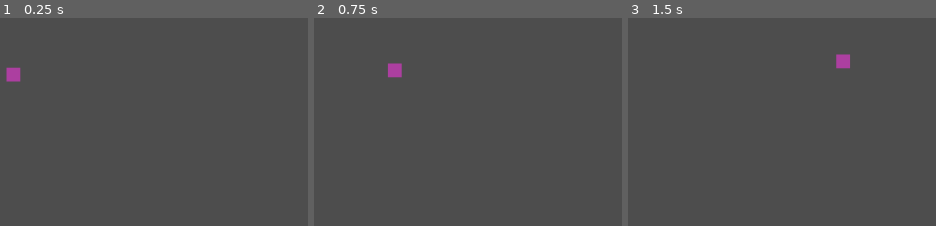
Above: before the commit, frames 1-3 (left to right).
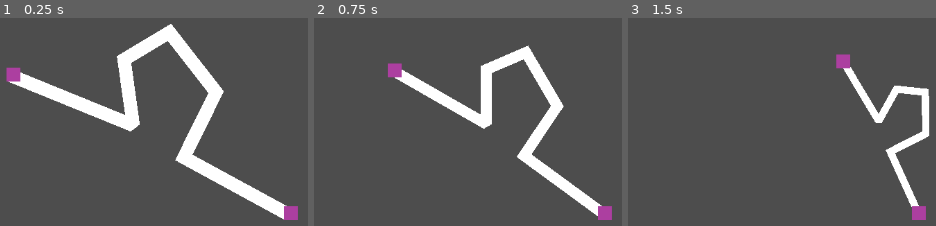
Above: after the commit, the same moments.

Repository: kreibaum/puzzle-shark
Game: Godot game, scene res://editor.tscn
Two runs of this game, one before a commit and one after it. Both use one fixed random seed, a clock stepped at 60 frames per second and the inputs below.
Inputs (mouse positions are in pixels of both pictures, inside the frame that each line leads up to):
- Up to frame 1 (0.25 s): no input
- Up to frame 2 (0.75 s): tap Enter at 0.5 s; drag from (326, 74) to (529, 61) at 0.52 s
- Up to frame 3 (1.5 s): tap Space at 1.25 s; drag from (outside the picture) to (843, 61) at 1.27 s

The runs differ from the first frame. In frame 1, 11% of the frame differs, in the area x 2-97%, y 2-98%; in frame 2, 7.6%; in frame 3, 3.6%.

Commit message:
Show an edge between two nodes. Ugly version.

Diff:
--- a/DragDropHandle.gd
+++ b/DragDropHandle.gd
@@ -16,7 +16,7 @@
 # Called when the mouse is pressed
 func _input_event(_viewport, event, _shape_index):
 	if event is InputEventMouseButton:
-		if event.button_index == 1:
+		if event.button_index == MOUSE_BUTTON_LEFT:
 			if event.pressed:
 				var mouse_at = get_global_mouse_position()
 				drag_offset = self.position - mouse_at
--- /dev/null
+++ b/Edge.gd
@@ -0,0 +1,34 @@
+extends Node2D
+
+var left_handle
+var right_handle
+
+@onready var edge_shape = $EdgeShape
+
+# Called when the node enters the scene tree for the first time.
+func _ready():
+	left_handle = $"../Handle A"
+	right_handle = $"../Handle B"
+	pass # Replace with function body.
+
+
+# Called every frame. 'delta' is the elapsed time since the previous frame.
+func _process(delta):
+	var left : Vector2 = edge_shape.get_point_position(0)
+	var right : Vector2 = edge_shape.get_point_position(edge_shape.get_point_count()-1)
+
+	var baseline = right - left
+	var shape_length = baseline.length()
+	var shape_angle = baseline.angle()
+
+	var target_baseline = right_handle.position - left_handle.position
+	var target_length = target_baseline.length()
+	var target_angle = target_baseline.angle()
+
+	# First, move left to 0.
+	# Transform2D(0, Vector2.ZERO, 0, -left)
+	var scale = Vector2(target_length / shape_length, target_length / shape_length)
+	var transform = Transform2D(target_angle - shape_angle, scale, 0, left_handle.position - left)
+	# var transform = Transform2D(target_angle - shape_angle, 0, 0, left_handle.position - left)
+
+	self.transform = transform
--- /dev/null
+++ b/drag_drop_handle.tscn
@@ -0,0 +1,16 @@
+[gd_scene load_steps=3 format=3 uid="uid://cn3kxsu5ihpvc"]
+
+[ext_resource type="Script" path="res://DragDropHandle.gd" id="1_j2he0"]
+
+[sub_resource type="RectangleShape2D" id="RectangleShape2D_vw7v3"]
+
+[node name="DragDropHandle" type="Area2D"]
+position = Vector2(400, 200)
+script = ExtResource("1_j2he0")
+
+[node name="Polygon2D" type="Polygon2D" parent="."]
+color = Color(0.678431, 0.25098, 0.627451, 1)
+polygon = PackedVector2Array(-10, -10, 10, -10, 10, 10, -10, 10)
+
+[node name="CollisionShape2D" type="CollisionShape2D" parent="."]
+shape = SubResource("RectangleShape2D_vw7v3")
--- a/editor.tscn
+++ b/editor.tscn
@@ -1,18 +1,17 @@
 [gd_scene load_steps=3 format=3 uid="uid://caibbyl7lcvdq"]
 
-[ext_resource type="Script" path="res://DragDropHandle.gd" id="1_q22l8"]
-
-[sub_resource type="RectangleShape2D" id="RectangleShape2D_vw7v3"]
+[ext_resource type="PackedScene" uid="uid://cn3kxsu5ihpvc" path="res://drag_drop_handle.tscn" id="1_8a1gt"]
+[ext_resource type="Script" path="res://Edge.gd" id="2_vlnjb"]
 
 [node name="Node2D" type="Node2D"]
 
-[node name="DragDropHandle" type="Area2D" parent="."]
-position = Vector2(400, 200)
-script = ExtResource("1_q22l8")
+[node name="Edge" type="Node2D" parent="."]
+script = ExtResource("2_vlnjb")
 
-[node name="Polygon2D" type="Polygon2D" parent="DragDropHandle"]
-color = Color(0.678431, 0.25098, 0.627451, 1)
-polygon = PackedVector2Array(-10, -10, 10, -10, 10, 10, -10, 10)
+[node name="EdgeShape" type="Line2D" parent="Edge"]
+points = PackedVector2Array(-2, 4, 98, -5, 69, -46, 90, -80, 142, -56, 143, -1, 232, 1)
 
-[node name="CollisionShape2D" type="CollisionShape2D" parent="DragDropHandle"]
-shape = SubResource("RectangleShape2D_vw7v3")
+[node name="Handle A" parent="." instance=ExtResource("1_8a1gt")]
+
+[node name="Handle B" parent="." instance=ExtResource("1_8a1gt")]
+position = Vector2(800, 400)
